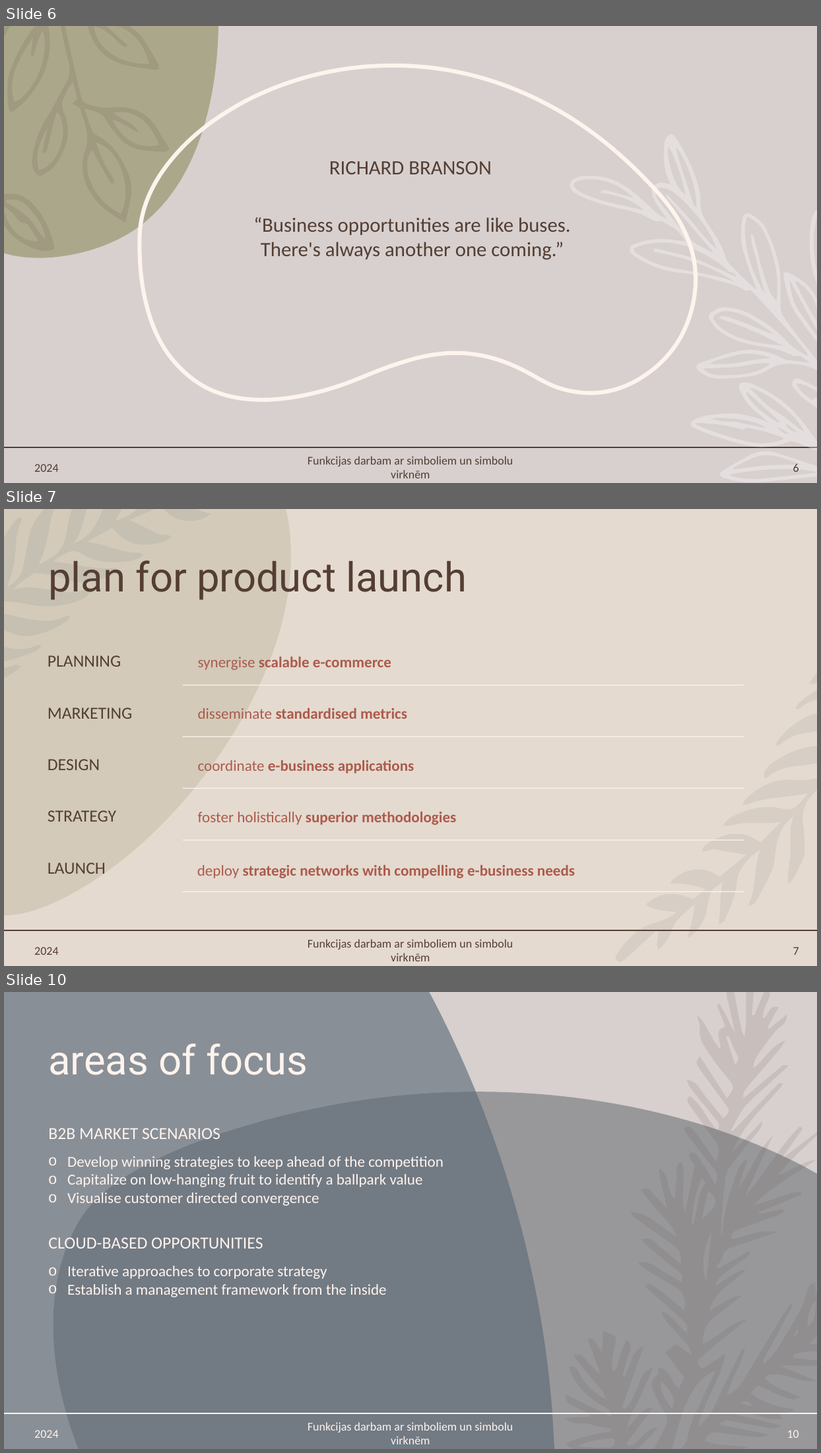
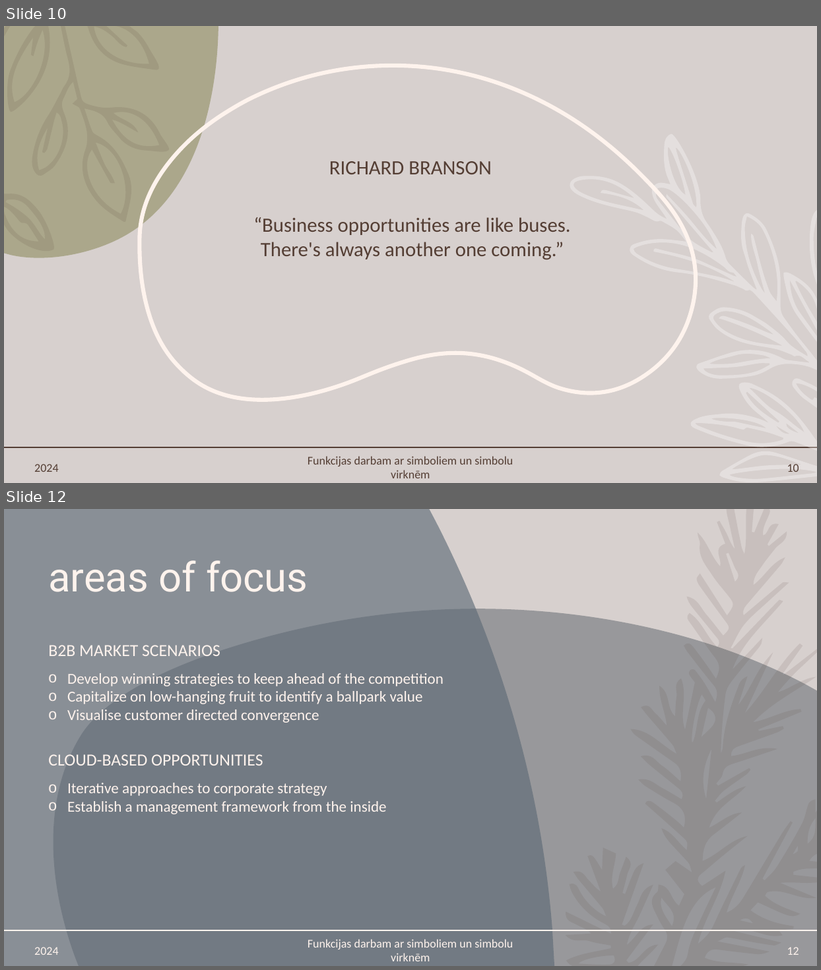
Before and after one commit to EstereVenena/Eksamens, a slide deck: Mācību materiāls.pptx. Shown one above the other, each under a label of ours: slides 6, 7 and 10 before the commit, slides 10 and 12 after it; the slides between them are not shown. The pictures are 821x1453 and 821x970 pixels, drawn with LibreOffice and Linux fonts; fonts in the diff are those of the drawing; background and template pictures are left out. Boxes give left, top, right and bottom in pixels: in the first picture for what was removed or moved away, otherwise in the second. Text is boxed around its words. In the diff, an @@ line names an element or a change of style, - is before the commit and + after.

```diff
--- a/Mācību materiāls.pptx
+++ b/Mācību materiāls.pptx
@@ slide 7 removed at [4, 509, 817, 966], background #E5DACF; not listed: 1 template element that a slide beside it also shows @@
@@ freeform shape removed at [4, 509, 291, 916] @@
@@ freeform shape removed at [4, 509, 211, 678] @@
@@ title removed at [48, 560, 466, 600] @@
-plan for product launch
@@ freeform shape removed at [615, 673, 817, 963] @@
@@ group removed at [48, 656, 744, 892]: 10 texts, 5 lines @@
-PLANNING
-synergise scalable e-commerce
-MARKETING
-disseminate standardised metrics
-DESIGN
-coordinate e-business applications
-STRATEGY
-foster holistically superior methodologies
-LAUNCH
-deploy strategic networks with compelling e-business needs
@@ text removed at [308, 939, 513, 962] @@
-Funkcijas darbam ar simboliem un simbolu virknēm
@@ text removed at [34, 947, 58, 955] @@
-2024
@@ page number removed at [793, 947, 799, 955] @@
-7
@@ what was slide 6 is now slide 10 @@
@@ page number at [787, 464, 799, 472]: text changed @@
-6
+10
@@ what was slide 10 is now slide 12 @@
@@ page number at [787, 947, 799, 955]: text changed @@
-10
+12
```
Also in this commit, not shown: 4 slides added, 1 other slide removed, 2 other files.
